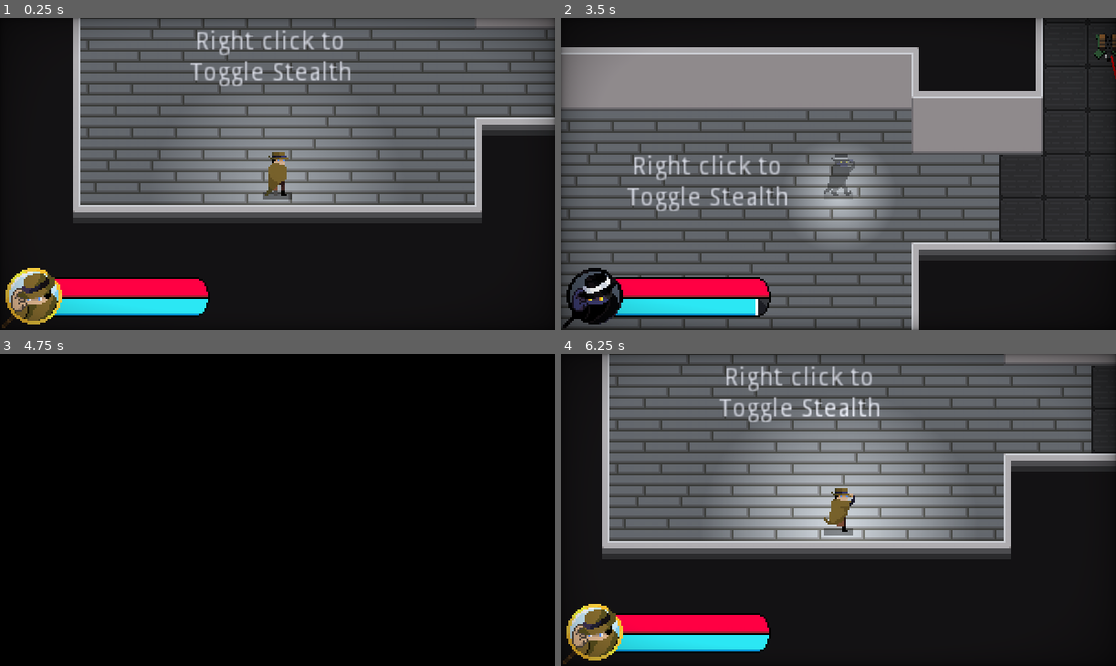
Above: before the commit, frames 1-4 (two rows, left to right).
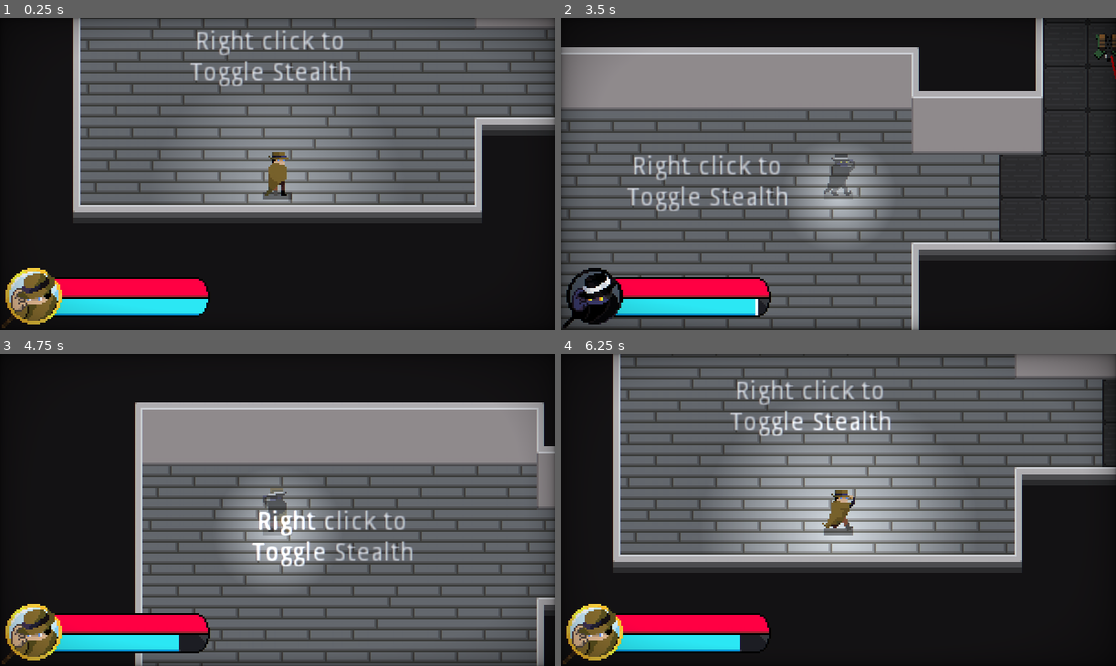
Above: after the commit, the same moments.

Repository: Cabidge/SGD1
Game: Godot game, scene res://assets/Main.tscn
Two runs of this game, one before a commit and one after it. Both use one fixed random seed, a clock stepped at 60 frames per second and the inputs below. The engine's default icon, where the game draws it, is replaced by a stand-in: a white triangle on a blue panel in a dark square.
Inputs (mouse positions are in pixels of both pictures, inside the frame that each line leads up to):
- Up to frame 1 (0.25 s): no input
- Up to frame 2 (3.5 s): move the mouse to (960, 158) at 0.52 s; press the mouse at (960, 158) at 0.53 s; hold D (move_right) 0.53-1.28 s; move the mouse to (727, 189) at 1.27 s; release the mouse at (727, 189) at 1.28 s; hold S (move_down) 1.28-2.03 s; tap E (interact) at 1.35 s; move the mouse to (894, 105) at 2.02 s; hold D (move_right) 2.03-2.78 s; hold Right mouse button (stealth) 2.03-2.78 s; move the mouse to (810, 236) at 2.77 s; hold W (move_up) from 2.78 s (still down); click (810, 236) at 2.85 s
- Up to frame 3 (4.75 s): move the mouse to (444, 556) at 3.52 s; release W (move_up) at 3.53 s; hold E (interact) 3.53-4.28 s; hold A (move_left) from 3.53 s (still down); tap R (reload) at 4.15 s; move the mouse to (111, 463) at 4.27 s; right-click (111, 463) at 4.35 s
- Up to frame 4 (6.25 s): move the mouse to (866, 510) at 5.02 s; release A (move_left) at 5.03 s; press the mouse at (866, 510) at 5.03 s; hold S (move_down) 5.03-5.78 s; move the mouse to (755, 432) at 5.77 s; release the mouse at (755, 432) at 5.78 s; hold D (move_right) from 5.78 s (still down); tap E (interact) at 5.85 s

The runs differ from the first frame. In frame 1, 0.1% of the frame differs, in the area x 0-50%, y 45-99%; in frame 2, 0.2%; in frame 3, 66%, in the area x 0-100%, y 15-100%; in frame 4, 35%.

Commit message:
CRT Mission Failed screen

Diff:
--- a/assets/Main.gd
+++ b/assets/Main.gd
@@ -9,13 +9,18 @@
 
 onready var door_transition = $CanvasLayer/DoorTransition
 
+onready var crt = $CanvasLayer/CRT
+onready var crt_anim = crt.get_node("AnimationPlayer")
+
 func _ready():
 	load_scene(initial_scene)
 
+	var err = Player.connect("updated_health",self,"_on_Player_updated_health")
 
-func _input(event):
-	if event.is_action_pressed("reload"):
-		restart_level()
+
+#func _input(event):
+#	if event.is_action_pressed("reload"):
+#		change_scene(current_scene)
 
 func load_scene(scene : PackedScene):
 	if current_level != null:
@@ -34,6 +39,10 @@
 	Player.has_id = false
 	ui.reset_all()
 
+	# reset crt
+	crt_anim.play_backwards("MissionFailed")
+	crt_anim.seek(0)
+
 func change_scene(scene : PackedScene):
 	door_transition.close()
 	yield(get_tree().create_timer(0.6),"timeout")
@@ -42,7 +51,13 @@
 	door_transition.open()
 
 func restart_level():
-	change_scene(current_scene)
+	crt.material.set_shader_param("aberration_amount",3)
+	yield(get_tree().create_timer(0.1),"timeout")
+	door_transition.progress = 1
+	yield(get_tree().create_timer(0.1),"timeout")
+	load_scene(current_scene)
+	yield(get_tree().create_timer(0.6),"timeout")
+	door_transition.open()
 
 
 func _on_current_level_complete(scene : PackedScene):
@@ -50,3 +65,12 @@
 		change_scene(scene)
 	else:
 		change_scene(initial_scene)
+
+
+func _on_Player_updated_health(health):
+	if health <= 0:
+		crt_anim.play("MissionFailed")
+
+
+func _on_Retry_pressed():
+	restart_level()
--- a/assets/Main.tscn
+++ b/assets/Main.tscn
@@ -1,8 +1,9 @@
-[gd_scene load_steps=16 format=2]
+[gd_scene load_steps=20 format=2]
 
 [ext_resource path="res://assets/DoorTransition.gd" type="Script" id=1]
 [ext_resource path="res://assets/ui/idcard.png" type="Texture" id=2]
 [ext_resource path="res://assets/ui/UI.gd" type="Script" id=3]
+[ext_resource path="res://assets/audio/CRT.wav" type="AudioStream" id=4]
 [ext_resource path="res://shaders/crt_material.tres" type="Material" id=5]
 [ext_resource path="res://assets/ui/vitals/Portrait1.png" type="Texture" id=6]
 [ext_resource path="res://assets/ui/vitals/Portrait0.png" type="Texture" id=7]
@@ -12,6 +13,8 @@
 [ext_resource path="res://assets/ui/vitals/VitalBar2.png" type="Texture" id=11]
 [ext_resource path="res://assets/ui/vitals/VitalBar3.png" type="Texture" id=12]
 [ext_resource path="res://assets/ui/vitals/VitalBar4.png" type="Texture" id=13]
+[ext_resource path="res://assets/ui/mission_failed.png" type="Texture" id=14]
+[ext_resource path="res://assets/ui/retry.png" type="Texture" id=15]
 [ext_resource path="res://assets/Main.gd" type="Script" id=20]
 
 [sub_resource type="Animation" id=1]
@@ -57,6 +60,169 @@
 "values": [ -15.0, 0.0 ]
 }
 
+[sub_resource type="Animation" id=3]
+resource_name = "MissionFailed"
+length = 4.0
+step = 0.01
+tracks/0/type = "value"
+tracks/0/path = NodePath(".:material:shader_param/show_curvature")
+tracks/0/interp = 1
+tracks/0/loop_wrap = true
+tracks/0/imported = false
+tracks/0/enabled = true
+tracks/0/keys = {
+"times": PoolRealArray( 0, 1.3 ),
+"transitions": PoolRealArray( 1, 1 ),
+"update": 1,
+"values": [ false, true ]
+}
+tracks/1/type = "value"
+tracks/1/path = NodePath(".:material:shader_param/curvature_x_amount")
+tracks/1/interp = 1
+tracks/1/loop_wrap = true
+tracks/1/imported = false
+tracks/1/enabled = true
+tracks/1/keys = {
+"times": PoolRealArray( 1.3, 1.8 ),
+"transitions": PoolRealArray( 0.5, 1 ),
+"update": 0,
+"values": [ 15.0, 4.0 ]
+}
+tracks/2/type = "value"
+tracks/2/path = NodePath(".:material:shader_param/curvature_y_amount")
+tracks/2/interp = 1
+tracks/2/loop_wrap = true
+tracks/2/imported = false
+tracks/2/enabled = true
+tracks/2/keys = {
+"times": PoolRealArray( 1.3, 1.8 ),
+"transitions": PoolRealArray( 0.5, 1 ),
+"update": 0,
+"values": [ 15.0, 3.0 ]
+}
+tracks/3/type = "value"
+tracks/3/path = NodePath(".:material:shader_param/aberration_amount")
+tracks/3/interp = 1
+tracks/3/loop_wrap = true
+tracks/3/imported = false
+tracks/3/enabled = true
+tracks/3/keys = {
+"times": PoolRealArray( 0, 1.4, 1.9 ),
+"transitions": PoolRealArray( 1, 0.5, 1 ),
+"update": 0,
+"values": [ 0.0768111, 0.0, 1.2 ]
+}
+tracks/4/type = "value"
+tracks/4/path = NodePath(".:material:shader_param/show_horizontal_scan_lines")
+tracks/4/interp = 1
+tracks/4/loop_wrap = true
+tracks/4/imported = false
+tracks/4/enabled = true
+tracks/4/keys = {
+"times": PoolRealArray( 0, 1.3 ),
+"transitions": PoolRealArray( 1, 1 ),
+"update": 1,
+"values": [ false, true ]
+}
+tracks/5/type = "value"
+tracks/5/path = NodePath(".:material:shader_param/horizontal_scan_lines_amount")
+tracks/5/interp = 1
+tracks/5/loop_wrap = true
+tracks/5/imported = false
+tracks/5/enabled = true
+tracks/5/keys = {
+"times": PoolRealArray( 0, 1.3, 1.9 ),
+"transitions": PoolRealArray( 1, 0.5, 1 ),
+"update": 0,
+"values": [ 1.64858, 0.0, 180.0 ]
+}
+tracks/6/type = "value"
+tracks/6/path = NodePath(".:material:shader_param/horizontal_scan_lines_opacity")
+tracks/6/interp = 1
+tracks/6/loop_wrap = true
+tracks/6/imported = false
+tracks/6/enabled = true
+tracks/6/keys = {
+"times": PoolRealArray( 0, 1.3, 1.8 ),
+"transitions": PoolRealArray( 1, 0.5, 1 ),
+"update": 0,
+"values": [ 0.0182754, 0.0, 0.8 ]
+}
+tracks/7/type = "value"
+tracks/7/path = NodePath(".:material:shader_param/boost")
+tracks/7/interp = 1
+tracks/7/loop_wrap = true
+tracks/7/imported = false
+tracks/7/enabled = true
+tracks/7/keys = {
+"times": PoolRealArray( 1.3, 1.5 ),
+"transitions": PoolRealArray( 0.5, 1 ),
+"update": 0,
+"values": [ 1.0, 1.5 ]
+}
+tracks/8/type = "method"
+tracks/8/path = NodePath("ActivateSound")
+tracks/8/interp = 1
+tracks/8/loop_wrap = true
+tracks/8/imported = false
+tracks/8/enabled = true
+tracks/8/keys = {
+"times": PoolRealArray( 1.1 ),
+"transitions": PoolRealArray( 1 ),
+"values": [ {
+"args": [ 0.0 ],
+"method": "play"
+} ]
+}
+tracks/9/type = "value"
+tracks/9/path = NodePath("MissionFailed:scale")
+tracks/9/interp = 1
+tracks/9/loop_wrap = true
+tracks/9/imported = false
+tracks/9/enabled = true
+tracks/9/keys = {
+"times": PoolRealArray( 0, 1.5, 1.6, 2.1, 3 ),
+"transitions": PoolRealArray( 1, 0.5, 0.5, 0.5, 1 ),
+"update": 0,
+"values": [ Vector2( 0, 0 ), Vector2( 0, 0 ), Vector2( 0, 0.1 ), Vector2( 2, 0.1 ), Vector2( 2, 2 ) ]
+}
+tracks/10/type = "value"
+tracks/10/path = NodePath("Retry:visible")
+tracks/10/interp = 1
+tracks/10/loop_wrap = true
+tracks/10/imported = false
+tracks/10/enabled = true
+tracks/10/keys = {
+"times": PoolRealArray( 0, 3.5 ),
+"transitions": PoolRealArray( 1, 1 ),
+"update": 1,
+"values": [ false, true ]
+}
+tracks/11/type = "value"
+tracks/11/path = NodePath("Retry:modulate")
+tracks/11/interp = 1
+tracks/11/loop_wrap = true
+tracks/11/imported = false
+tracks/11/enabled = true
+tracks/11/keys = {
+"times": PoolRealArray( 0, 3.5, 3.55 ),
+"transitions": PoolRealArray( 1, 1, 1 ),
+"update": 1,
+"values": [ Color( 1, 1, 1, 1 ), Color( 10, 10, 10, 1 ), Color( 1, 1, 1, 1 ) ]
+}
+tracks/12/type = "value"
+tracks/12/path = NodePath("Retry:rect_scale")
+tracks/12/interp = 1
+tracks/12/loop_wrap = true
+tracks/12/imported = false
+tracks/12/enabled = true
+tracks/12/keys = {
+"times": PoolRealArray( 3.5, 3.55 ),
+"transitions": PoolRealArray( 0.5, 1 ),
+"update": 0,
+"values": [ Vector2( 3, 1 ), Vector2( 2, 2 ) ]
+}
+
 [node name="Main" type="Node"]
 script = ExtResource( 20 )
 
@@ -200,6 +366,36 @@
 "_edit_use_anchors_": false
 }
 
+[node name="AnimationPlayer" type="AnimationPlayer" parent="CanvasLayer/CRT"]
+anims/MissionFailed = SubResource( 3 )
+
+[node name="ActivateSound" type="AudioStreamPlayer" parent="CanvasLayer/CRT"]
+stream = ExtResource( 4 )
+
+[node name="MissionFailed" type="Sprite" parent="CanvasLayer/CRT"]
+show_behind_parent = true
+position = Vector2( 152, 72 )
+scale = Vector2( 1e-05, 1e-05 )
+texture = ExtResource( 14 )
+
+[node name="Retry" type="TextureButton" parent="CanvasLayer/CRT"]
+visible = false
+show_behind_parent = true
+anchor_left = 0.5
+anchor_top = 0.5
+anchor_right = 0.5
+anchor_bottom = 0.5
+margin_left = -16.0
+margin_top = 22.5
+margin_right = 17.0
+margin_bottom = 32.5
+rect_scale = Vector2( 2, 2 )
+rect_pivot_offset = Vector2( 16.5, 5 )
+texture_normal = ExtResource( 15 )
+__meta__ = {
+"_edit_use_anchors_": false
+}
+
 [node name="DoorTransition" type="Control" parent="CanvasLayer"]
 anchor_right = 1.0
 anchor_bottom = 1.0
@@ -229,3 +425,4 @@
 
 [node name="ColorModule" type="CanvasModulate" parent="."]
 color = Color( 0.862745, 0.87451, 0.913725, 1 )
+[connection signal="pressed" from="CanvasLayer/CRT/Retry" to="." method="_on_Retry_pressed"]
--- a/shaders/crt_material.tres
+++ b/shaders/crt_material.tres
@@ -6,16 +6,16 @@
 shader = ExtResource( 1 )
 shader_param/screen_size = Vector2( 304, 171 )
 shader_param/show_curvature = false
-shader_param/curvature_x_amount = 8.0
-shader_param/curvature_y_amount = 6.0
+shader_param/curvature_x_amount = 4.0
+shader_param/curvature_y_amount = 3.0
 shader_param/corner_color = Color( 0, 0, 0, 1 )
 shader_param/show_vignette = true
 shader_param/vignette_opacity = 0.13
 shader_param/show_horizontal_scan_lines = false
-shader_param/horizontal_scan_lines_amount = 180.0
-shader_param/horizontal_scan_lines_opacity = 1.0
+shader_param/horizontal_scan_lines_amount = 1.64858
+shader_param/horizontal_scan_lines_opacity = 0.0182754
 shader_param/show_vertical_scan_lines = false
 shader_param/vertical_scan_lines_amount = 320.0
 shader_param/vertical_scan_lines_opacity = 1.0
-shader_param/boost = 1.2
-shader_param/aberration_amount = 0.0
+shader_param/boost = 1.5
+shader_param/aberration_amount = 0.0768111
Not shown, added: assets/audio/CRT.wav.import
Binary file added: assets/ui/mission_failed.png
Not shown, added: assets/ui/mission_failed.png.import
Binary file added: assets/ui/retry.png
Not shown, added: assets/ui/retry.png.import
Not shown, added: assets/audio/CRT.wav
